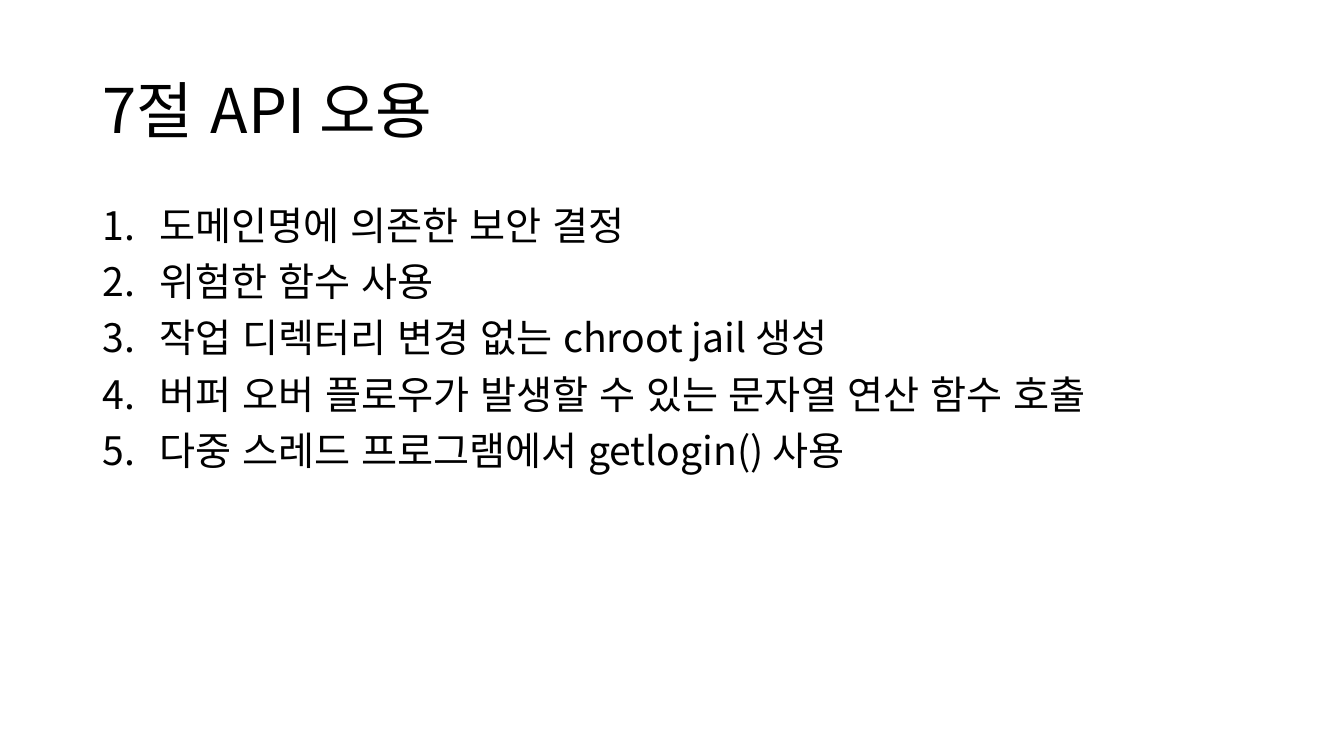
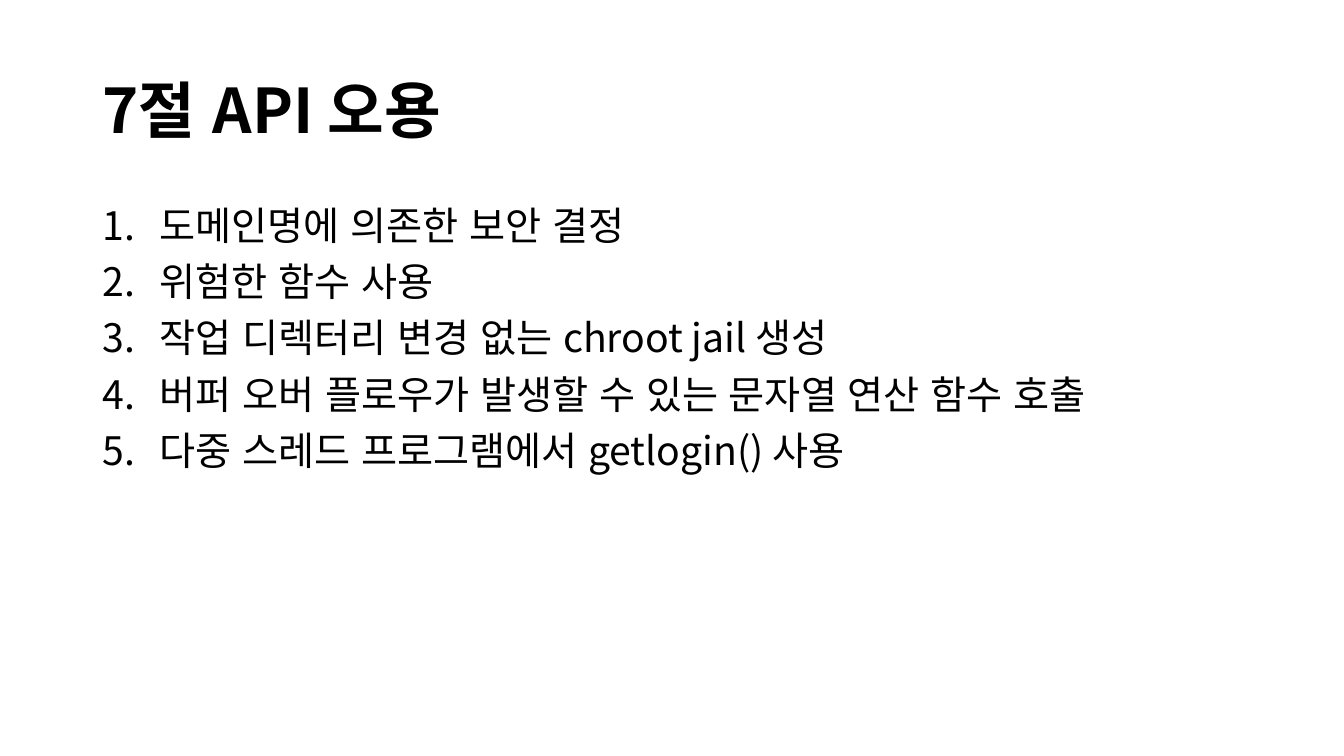
Before and after one commit to Klaxon9718/YUHAN_-security, a slide deck: slide 10 of 발표자료/Secure Coding 발표자료.pptx. Drawn at 1344x756 pixels with LibreOffice and Linux fonts; fonts in the diff are those of the drawing. Boxes give left, top, right and bottom in pixels: in the first picture for what was removed or moved away, otherwise in the second. Text is boxed around its words. In the diff, an @@ line names an element or a change of style, - is before the commit and + after.

```diff
--- a/발표자료/Secure Coding 발표자료.pptx
+++ b/발표자료/Secure Coding 발표자료.pptx
@@ title "7절 API 오용" at <box>102,81,441,139</box>: bold on @@
```
Also in this commit, not shown: 3 other slides changed, 1 other file.
